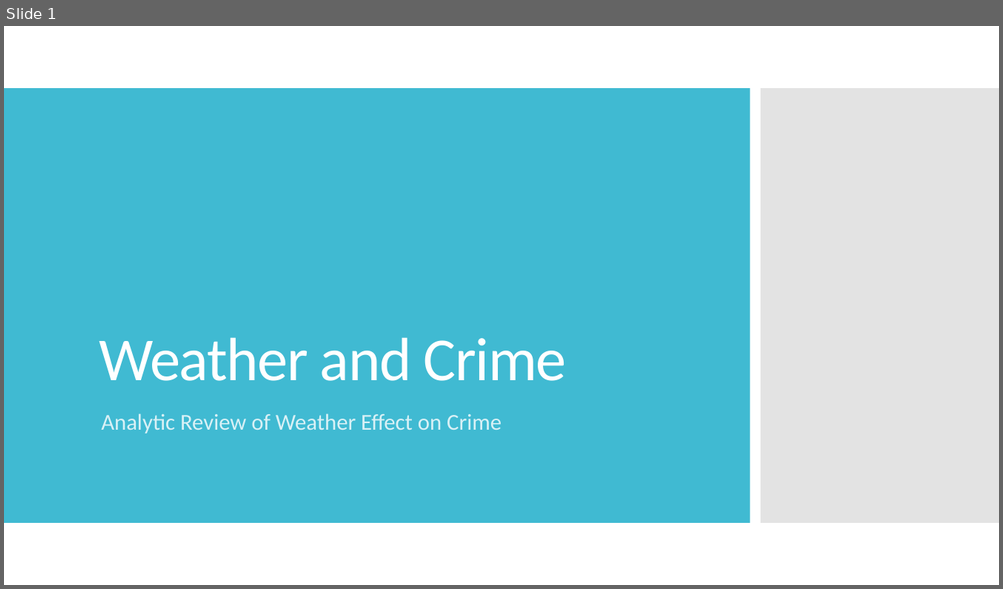
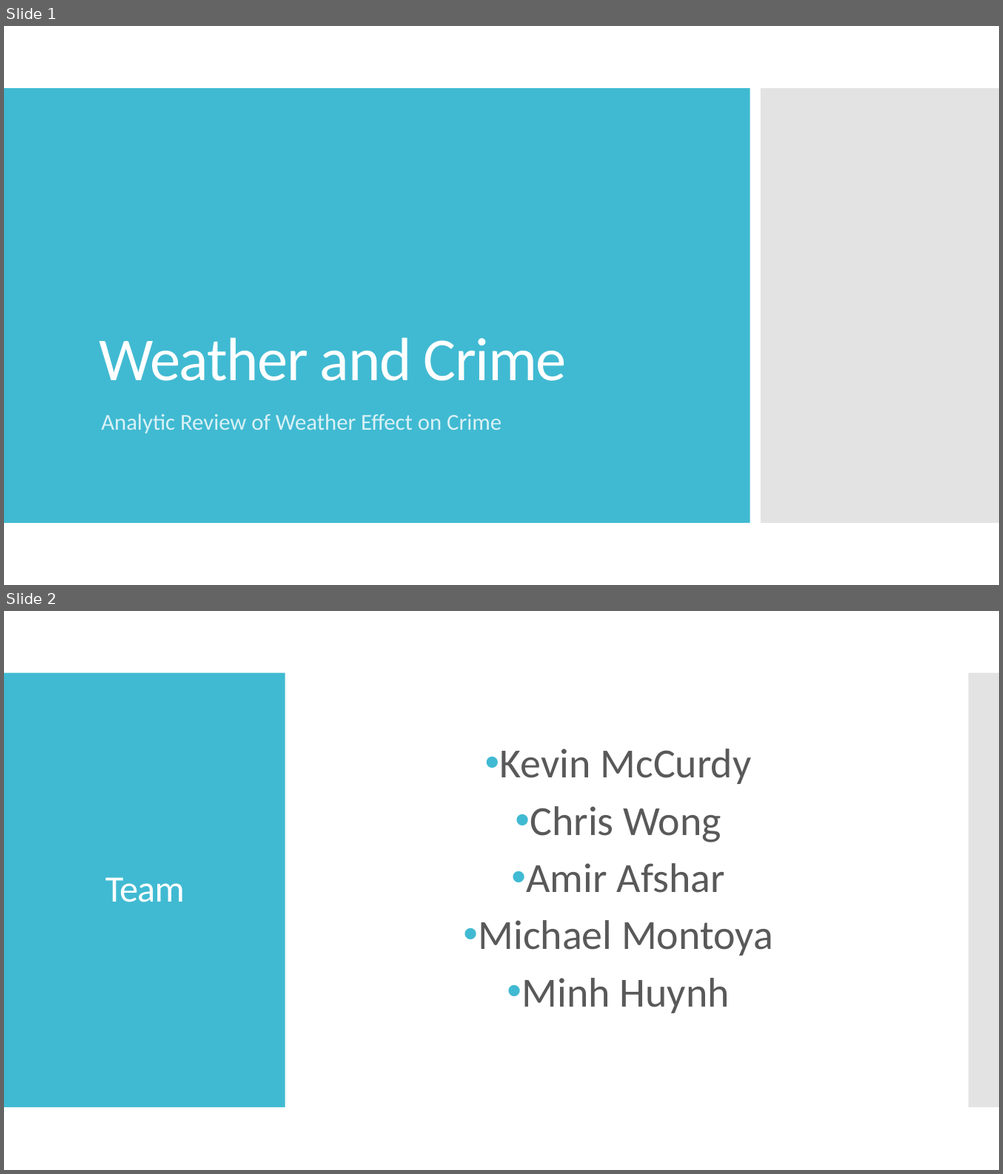
Before and after one commit to minxstm/Bootcamp_Project_1, a slide deck: Weather and Crime Data Analysis Presentation.pptx. Shown one above the other, each under a label of ours: slide 1 before the commit, slides 1 and 2 after it. The pictures are 1003x589 and 1003x1174 pixels, drawn with LibreOffice and Linux fonts; fonts in the diff are those of the drawing. Boxes give left, top, right and bottom in pixels: in the first picture for what was removed or moved away, otherwise in the second. Text is boxed around its words. In the diff, an @@ line names an element or a change of style, - is before the commit and + after.

```diff
--- a/Weather and Crime Data Analysis Presentation.pptx
+++ b/Weather and Crime Data Analysis Presentation.pptx
@@ slide 2 added at bbox=[4, 611, 999, 1170], background #FFFFFF @@
@@ rectangle added at bbox=[4, 673, 285, 1108], fill #40BAD2 @@
@@ rectangle added at bbox=[968, 673, 999, 1108], fill #C8C8C8 at 50% opacity @@
@@ text added at bbox=[478, 749, 773, 1014], 40 pt, text #595959 @@
+• Kevin McCurdy
+• Chris Wong
+• Amir Afshar
+• Michael Montoya
+• Minh Huynh
@@ title added at bbox=[105, 877, 185, 903], 36 pt, text #FFFFFF @@
+Team
```
Also in this commit, not shown: 1 slide changed, 7 other slides added, 6 slides removed.
